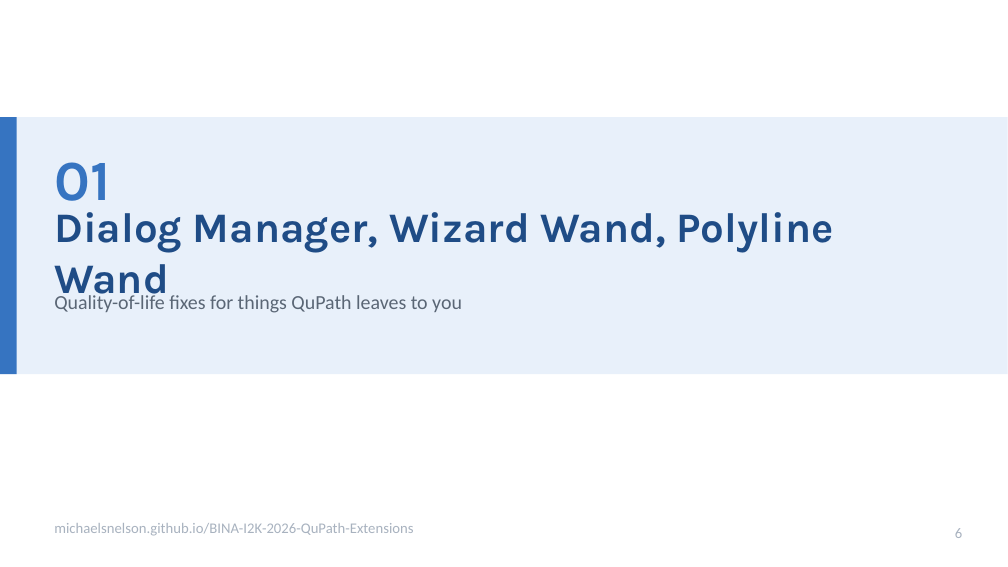
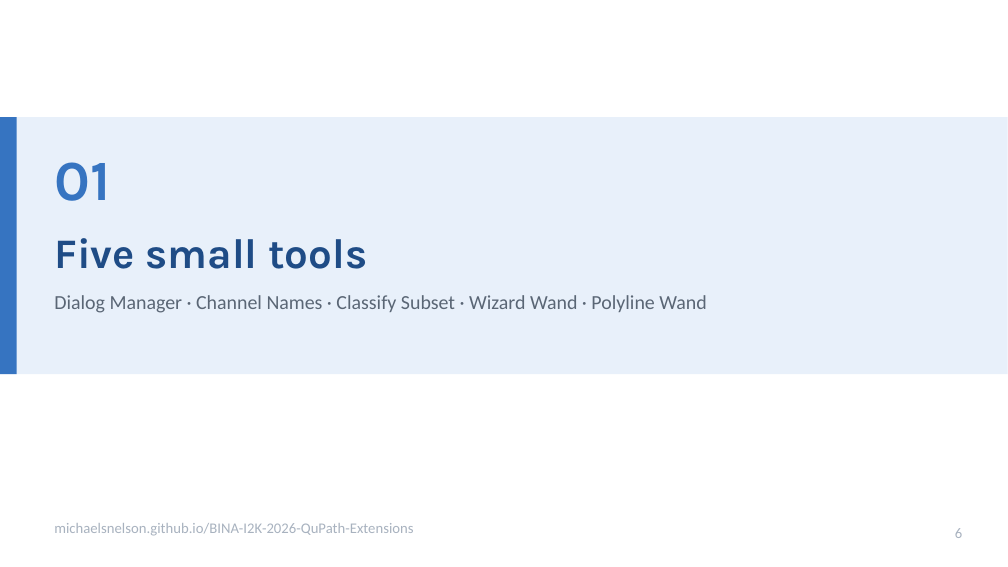
Before and after one commit to MichaelSNelson/BINA-I2K-2026-QuPath-Extensions, a slide deck: slide 6 of I2K_2026_QuPath_Extensions.pptx. Drawn at 1008x567 pixels with LibreOffice and Linux fonts; fonts in the diff are those of the drawing. Boxes give left, top, right and bottom in pixels: in the first picture for what was removed or moved away, otherwise in the second. Text is boxed around its words. In the diff, an @@ line names an element or a change of style, - is before the commit and + after.

```diff
--- a/I2K_2026_QuPath_Extensions.pptx
+++ b/I2K_2026_QuPath_Extensions.pptx
@@ text at bbox=[54, 238, 367, 269]: text changed @@
-Dialog Manager, Wizard Wand, Polyline Wand
+Five small tools
@@ text at bbox=[54, 295, 706, 313]: text changed @@
-Quality-of-life fixes for things QuPath leaves to you
+Dialog Manager · Channel Names · Classify Subset · Wizard Wand · Polyline Wand
```
Also in this commit, not shown: 8 other slides changed, 1 other file.
